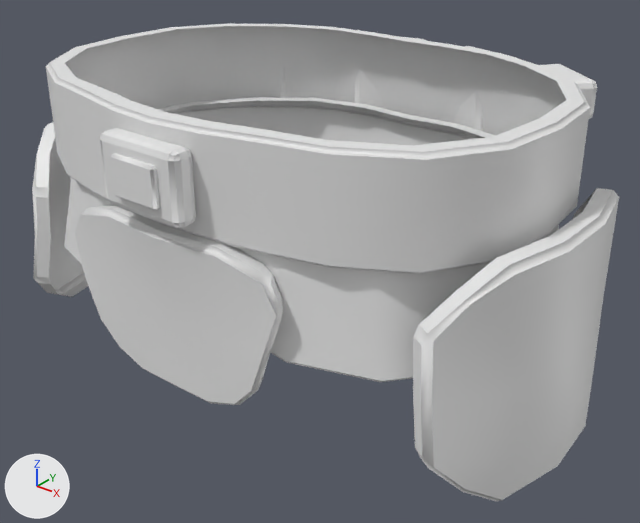
What one commit did to the FBX model Art/Export/Armor/SM_SB_Armor_pelvis.fbx.
Before and after are seen from a 50 mm camera at (0.374, -0.468, 1.169) aimed at (0.02, -0.025, 0.895). The lights are fixed; the arrows at lower left show +X, +Y and +Z. The picture after the commit comes second.

Names of what the first picture shows: 'SM_SB_Armor_pelvis'.
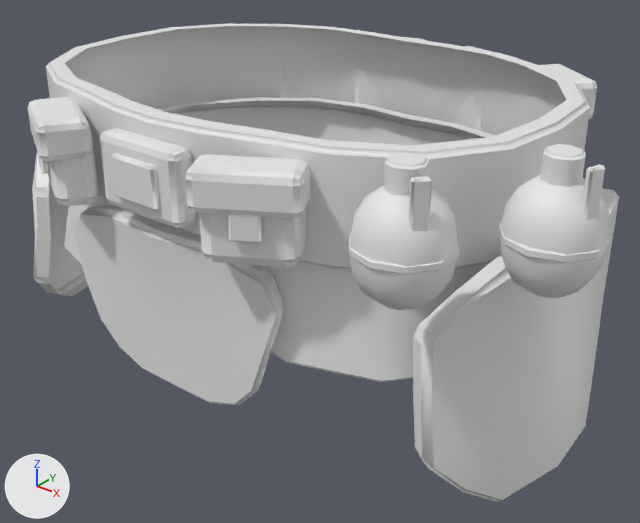
Where the change shows, as pixel boxes [x1, y1, x2, y2] in the pictures (640 x 523 px):
'SM_SB_Armor_pelvis', reshaped: before [32, 23, 619, 501]; after [28, 23, 619, 501]
part 1 of me_low_004, added: after [28, 97, 92, 162]
part 2 of me_low_004, added: after [37, 151, 48, 174]
part 3 of me_low_004, added: after [185, 154, 311, 219]
part 4 of me_low_004, added: after [228, 214, 262, 243]
part 5 of me_low_004, added: after [199, 144, 612, 311]
part 6 of me_low_004, added: after [46, 129, 98, 206]

The edits, one by one:
me_low_004 is used by ob_sm_sb_armor_pelvis; location (0.0, 0.0, 0.0); rotation (0.0, -3.142, 0.0), in degrees (0, -180, 0); scale (-0.01, -0.01, -0.01).
me_low_004 had 1201 vertices, 1111 faces and spanned x -21.9..21.9, y -16.8..16.9, z 82.1..102.6.
me_low_004 now has 1809 vertices, 1707 faces and spans x -21.9..24.6, y -16.8..18.4, z 82.1..104.0.
me_low_004 part 1: the loose piece of 56 vertices spanning x -14.6..-8.3, y -15.6..-9.6, z 98.6..101.5 is copied, and the copy is multiplied about its middle by the matrix ((-0.486, 0.894, 0.0), (-0.857, -0.222, 0.0), (0.0, 0.0, 0.81)), then moved by (3.5, 28.3, 0.5); it spans x -11.1..-4.7, y 13.0..18.4, z 99.3..101.8.
me_low_004 part 2: the loose piece of 24 vertices spanning x 11.7..13.0, y -14.4..-13.3, z 97.1..100.6 is copied, and the copy is scaled about its middle by (-1.18, -0.89, 0.838), then moved by (-20.9, 30.6, 0.6); it spans x -9.3..-7.8, y 16.3..17.3, z 98.0..101.0.
me_low_004 part 3: the loose piece of 56 vertices spanning x 8.3..14.6, y -15.6..-9.6, z 98.6..101.5 is copied, and the copy is multiplied about its middle by the matrix ((-0.486, -0.894, 0.0), (0.857, -0.222, 0.0), (0.0, 0.0, 0.81)), then moved by (-3.5, 28.3, 0.5); it spans x 4.7..11.1, y 13.0..18.4, z 99.3..101.8.
me_low_004 part 4: the loose piece of 24 vertices spanning x -13.0..-11.7, y -14.4..-13.3, z 97.1..100.6 is copied, and the copy is scaled about its middle by (-1.18, -0.89, 0.838), then moved by (20.9, 30.6, 0.6); it spans x 7.8..9.3, y 16.3..17.3, z 98.0..101.0.
me_low_004 part 5: 392 vertices added at x 5.0..24.6, y 7.5..18.1, z 96.1..104.0.
me_low_004 part 6: 56 vertices added at x -10.4..-5.0, y 13.2..17.6, z 96.1..101.5.
